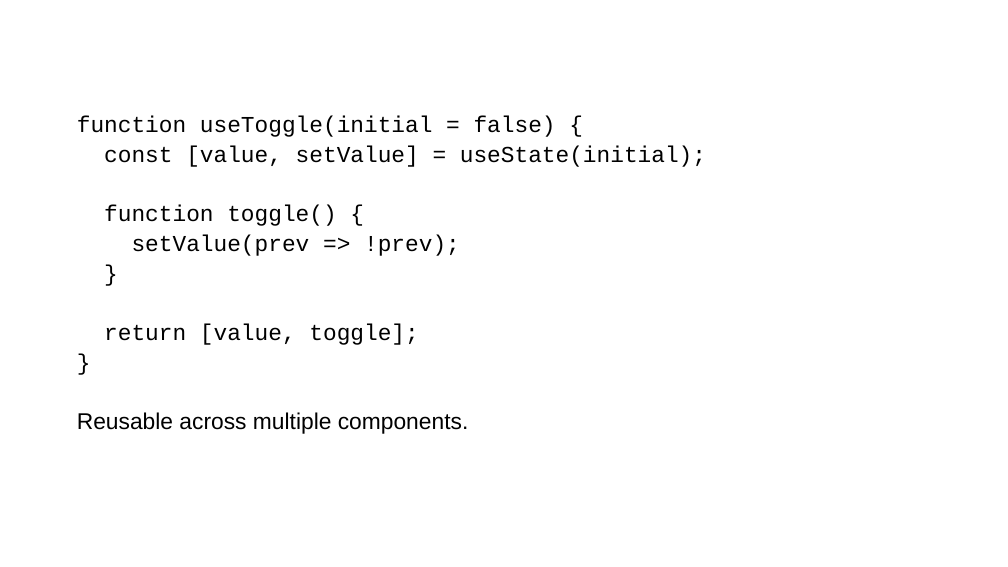
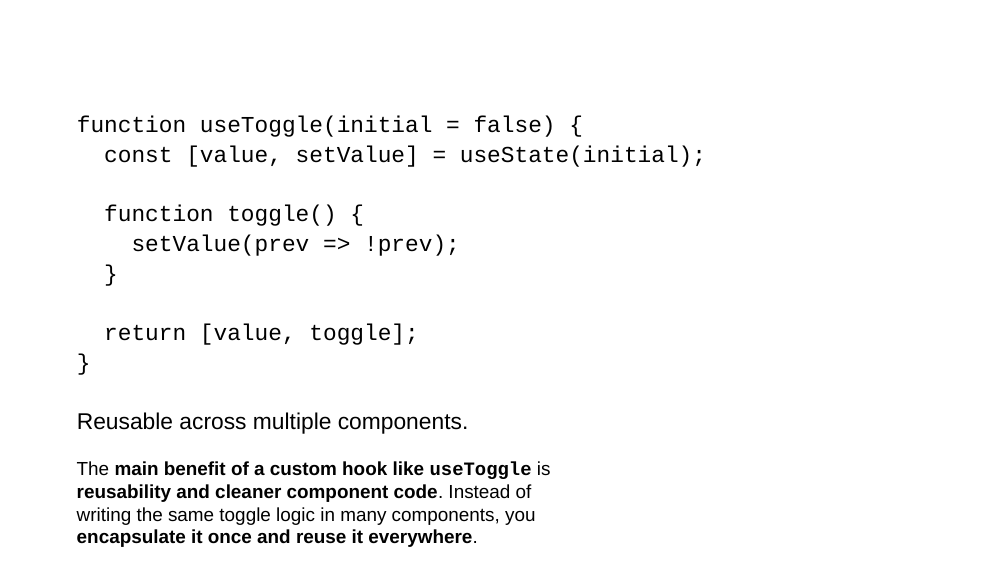
Before and after one commit to NAIT-SDEV2150/SDEV-2150-Jan-2026-Baljeet, a slide deck: slide 19 of PPT/Day-15-Slide-Deck.pptx. Drawn at 1008x567 pixels with LibreOffice and Linux fonts; fonts in the diff are those of the drawing; background and template pictures are left out. Boxes give left, top, right and bottom in pixels: in the first picture for what was removed or moved away, otherwise in the second. Text is boxed around its words. In the diff, an @@ line names an element or a change of style, - is before the commit and + after.

```diff
--- a/PPT/Day-15-Slide-Deck.pptx
+++ b/PPT/Day-15-Slide-Deck.pptx
@@ text added at [77, 461, 551, 547], 18 pt, text #000000, bold @@
+The main benefit of a custom hook like useToggle is reusability and cleaner component code. Instead of writing the same toggle logic in many components, you encapsulate it once and reuse it everywhere.
```
Also in this commit, not shown: 1 other slide changed, 1 slide added, 1 other file.
